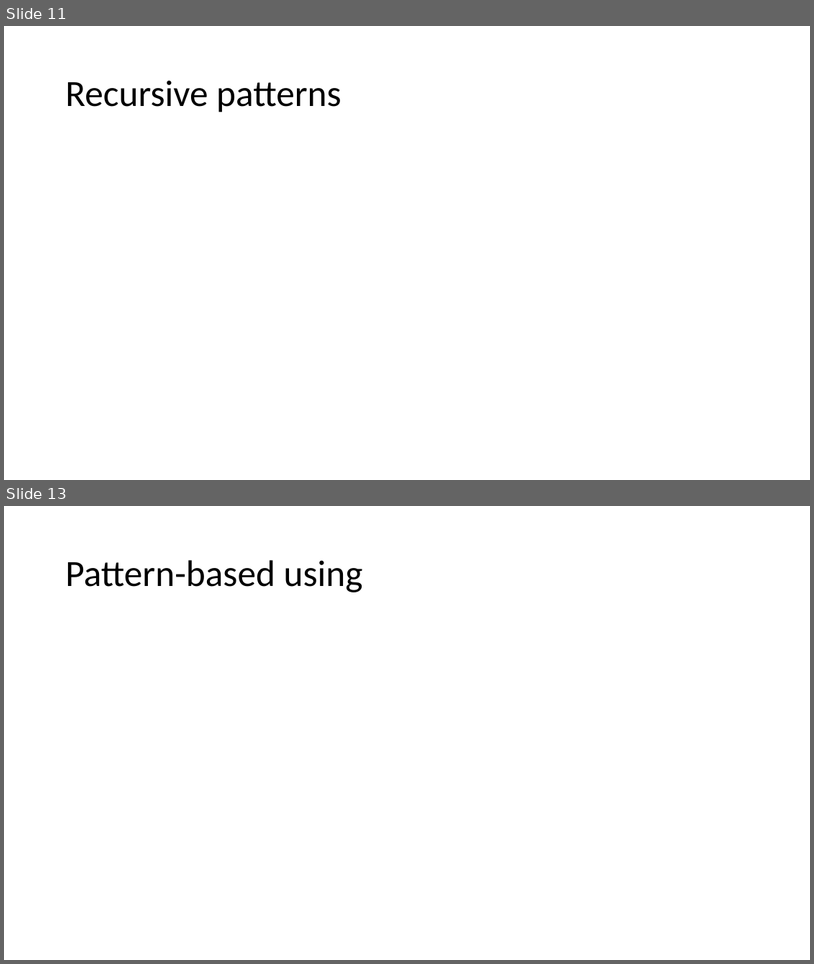
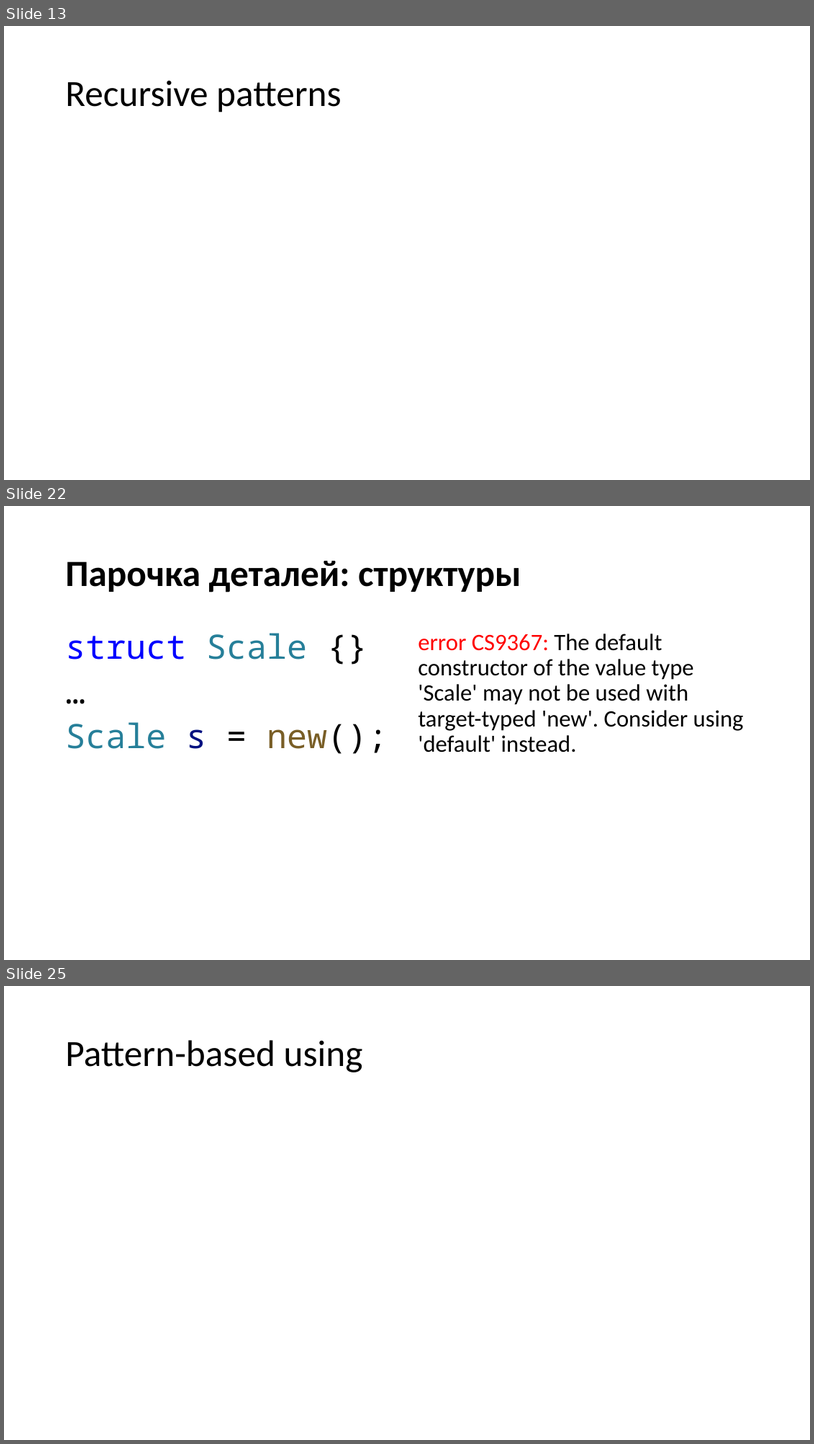
Before and after one commit to kugushev/presentations, a slide deck: Presentation.pptx. Shown one above the other, each under a label of ours: slides 11 and 13 before the commit, slides 13, 22 and 25 after it; the slides between them are not shown. The pictures are 814x964 and 814x1444 pixels, drawn with LibreOffice and Linux fonts; fonts in the diff are those of the drawing. Boxes give left, top, right and bottom in pixels: in the first picture for what was removed or moved away, otherwise in the second. Text is boxed around its words. In the diff, an @@ line names an element or a change of style, - is before the commit and + after.

Commit message:
add target-type-new

```diff
--- a/Presentation.pptx
+++ b/Presentation.pptx
@@ slide 22 added at (x1=4, y1=506, x2=810, y2=960), background #FFFFFF @@
@@ title added at (x1=65, y1=561, x2=521, y2=592), 44 pt, text #000000, bold @@
+Парочка деталей: структуры
@@ text added at (x1=65, y1=633, x2=388, y2=754), 40 pt, text #267F99 @@
+struct Scale {}
+…
+Scale s = new();
@@ text added at (x1=418, y1=633, x2=744, y2=752), 28 pt, text #000000 @@
+error CS9367: The default constructor of the value type 'Scale' may not be used with target-typed 'new'. Consider using 'default' instead.
@@ what was slide 11 is now slide 13 @@
@@ what was slide 13 is now slide 25 @@
```
Also in this commit, not shown: 1 slide changed, 11 other slides added, 2 other files.
